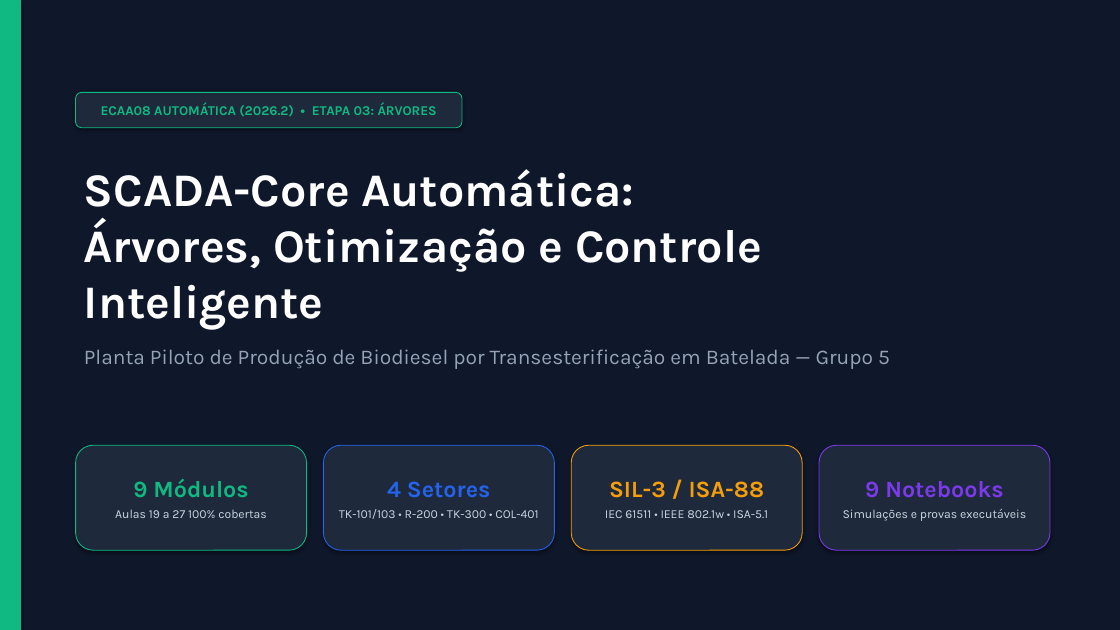
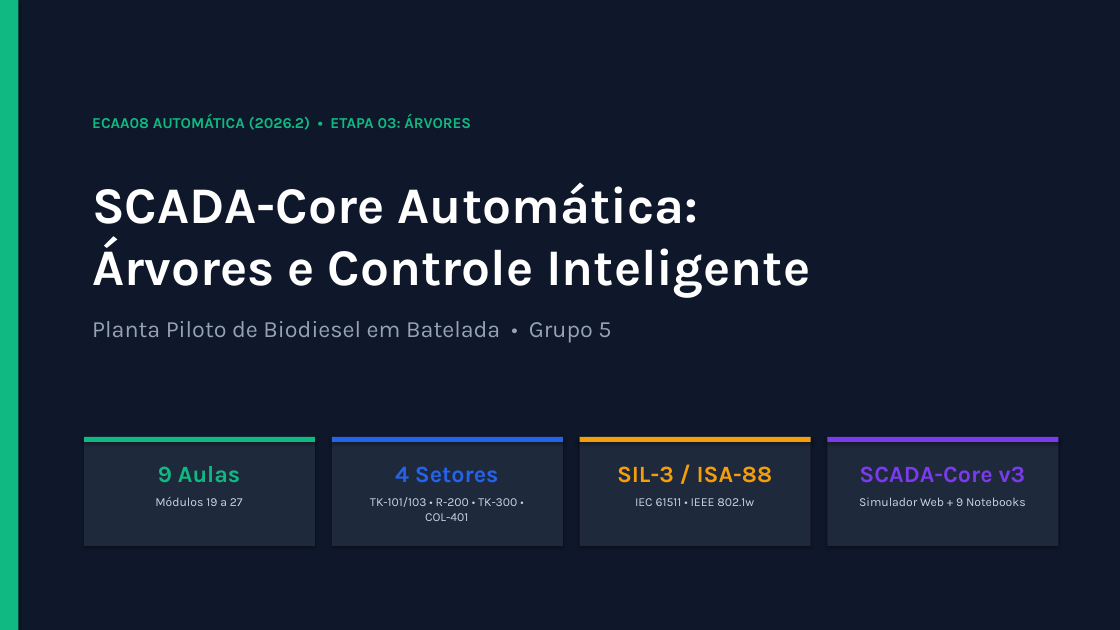
Before and after one commit to igorfantucci/Aula-Automatica---GRUPO-5, a slide deck: slide 1 of etapa-03-arvores/apresentacao_etapa_03.pptx. Drawn at 1120x630 pixels with LibreOffice and Linux fonts; fonts in the diff are those of the drawing. Boxes give left, top, right and bottom in pixels: in the first picture for what was removed or moved away, otherwise in the second. Text is boxed around its words. In the diff, an @@ line names an element or a change of style, - is before the commit and + after.

```diff
--- a/etapa-03-arvores/apresentacao_etapa_03.pptx
+++ b/etapa-03-arvores/apresentacao_etapa_03.pptx
@@ text "ECAA08 AUTOMÁTICA (2026.2) • ETAPA ...": place and size @@
-text "ECAA08 AUTOMÁTICA (2026.2) • ETAPA ..." at box(76, 92, 462, 128)
+text "ECAA08 AUTOMÁTICA (2026.2) • ETAPA ..." at box(92, 115, 471, 130)
@@ text "ECAA08 AUTOMÁTICA (2026.2) • ETAPA ..." at box(92, 115, 471, 130): size 11.5 to 13 pt; alignment centre to left; vertical alignment middle to top; fill #1E293B to none; outline #10B981 0.75 pt to none; shadow off @@
@@ text at box(92, 182, 810, 342): text changed; size 18 to 44 pt; text colour #94A3B8 to #FFFFFF; bold on @@
-SCADA-Core Automática:
-Árvores, Otimização e Controle Inteligente
-Planta Piloto de Produção de Biodiesel por Transesterificação em Batelada — Grupo 5
+SCADA-Core Automática:
+Árvores e Controle Inteligente
+Planta Piloto de Biodiesel em Batelada • Grupo 5
@@ rectangle added at box(84, 437, 315, 546), fill #1E293B @@
@@ rectangle added at box(84, 437, 315, 442), fill #10B981 @@
@@ rectangle added at box(332, 437, 563, 546), fill #1E293B @@
@@ rectangle added at box(332, 437, 563, 442), fill #2563EB @@
@@ rectangle added at box(580, 437, 811, 546), fill #1E293B @@
@@ rectangle added at box(580, 437, 811, 442), fill #F59E0B @@
@@ rounded rectangle removed at box(819, 445, 1050, 550) @@
-9 Notebooks
-Simulações e provas executáveis
@@ rectangle added at box(828, 437, 1059, 546), fill #1E293B @@
@@ rectangle added at box(828, 437, 1059, 442), fill #7C3AED @@
@@ text "9 Aulas": place and size @@
-text "9 Aulas" at box(76, 445, 307, 550)
+text "9 Aulas" at box(155, 466, 243, 506)
@@ text "9 Aulas" at box(155, 466, 243, 506): vertical alignment middle to top; fill #1E293B to none; outline #10B981 0.75 pt to none; shadow off @@
@@ text at box(155, 466, 243, 506): text changed @@
-9 Módulos
-Aulas 19 a 27 100% cobertas
+9 Aulas
+Módulos 19 a 27
@@ text "4 Setores": place and size @@
-text "4 Setores" at box(323, 445, 555, 550)
+text "4 Setores" at box(370, 466, 517, 521)
@@ text "4 Setores" at box(370, 466, 517, 521): vertical alignment middle to top; fill #1E293B to none; outline #2563EB 0.75 pt to none; shadow off @@
@@ text "SIL-3 / ISA-88": place and size @@
-text "SIL-3 / ISA-88" at box(571, 445, 802, 550)
+text "SIL-3 / ISA-88" at box(617, 466, 772, 506)
@@ text "SIL-3 / ISA-88" at box(617, 466, 772, 506): vertical alignment middle to top; fill #1E293B to none; outline #F59E0B 0.75 pt to none; shadow off @@
@@ text added at box(859, 466, 1026, 506), 10.5 pt, text #CBD5E1 @@
+SCADA-Core v3
+Simulador Web + 9 Notebooks
@@ text at box(370, 497, 517, 521): more space between paragraphs @@
@@ text at box(635, 498, 754, 506): text changed @@
-IEC 61511 • IEEE 802.1w • ISA-5.1
+IEC 61511 • IEEE 802.1w
```
Also in this commit, not shown: 12 other slides changed, 1 other file.
